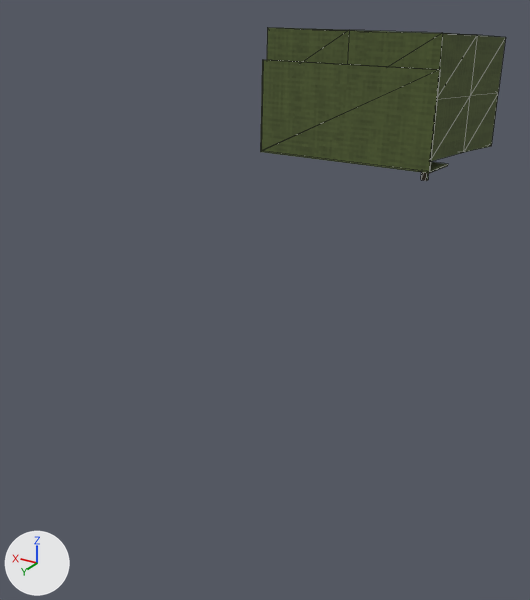
The glTF model assets/nva_vc/props/packs/pack_ruck_light_foliage.glb, before and after one commit.
Before and after are seen from a camera (50 mm lens) standing at (-0.531, 1.343, 0.049) and looking at (0.061, 0.358, -0.444). Lighting does not change. The marker at lower left points along +X, +Y and +Z. The older version comes first. Mesh edges are drawn as thin lines. Vertices at exactly the same position are counted once.

In view in the first picture: 'pack_ruck_light_foliage', 'pack_ruck_light_foliage_sprig_2'.
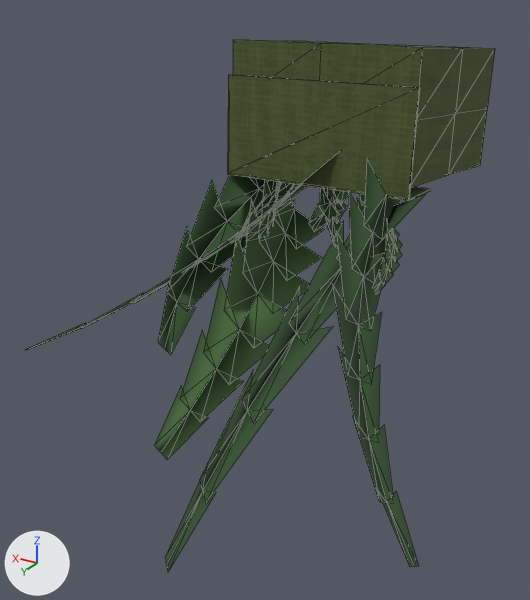
What differs and where, as boxes (x1, y1, x2, y2) in the pictures (530 x 600 px):
'pack_ruck_light_foliage', moved, rescaled (9% wider, 10% taller): before (261, 27, 506, 173); after (228, 40, 495, 201)
'pack_ruck_light_foliage_sprig_10', added (green): after (154, 180, 324, 460)
'pack_ruck_light_foliage_sprig_6', added (green): after (332, 159, 419, 567)
'pack_ruck_light_foliage_sprig_11', added: after (165, 194, 426, 572)
'pack_ruck_light_foliage_sprig_0', reshaped (not visible before): after (158, 175, 299, 355)
'pack_ruck_light_foliage_sprig_4', added: after (26, 158, 332, 350)
'pack_ruck_light_foliage_sprig_2', reshaped: before (421, 172, 429, 181); after (374, 219, 402, 291)
'pack_ruck_light_foliage_sprig_12', added: after (309, 188, 344, 232)
'pack_ruck_light_foliage_sprig_3', added: after (246, 181, 280, 242)
'pack_ruck_light_foliage_sprig_5', added: after (326, 189, 348, 247)
'pack_ruck_light_foliage_sprig_8', added: after (239, 183, 293, 241)
'pack_ruck_light_foliage_sprig_1', reshaped (not visible before): after (357, 194, 365, 213)
'pack_ruck_light_foliage_sprig_7', added (mostly hidden): after (287, 184, 295, 194)
part 4 of me_pack_ruck_light_foliage_sprig_2, added: after (374, 219, 402, 291)
part 5 of me_pack_ruck_light_foliage_sprig_2, deleted: before (421, 172, 429, 181)

Edits to the bpy script that builds the scene:
```text
Add mat_jungle_atlas:
    mat_jungle_atlas = bpy.data.materials.new('jungle_atlas')
    # uses the picture img_jungle_palette
Change me_pack_worn_ruck_light_001:
    remove me_pack_worn_ruck_light_001.from_pydata(...)  # 38 vertices, 68 faces; spans x -0.163..0.163, y -0.151..0.212, z -0.248..-0.019
    add me_pack_worn_ruck_light_001.from_pydata(...)  # 38 vertices, 68 faces; spans x -0.162..0.181, y -0.087..0.294, z -0.275..-0.034
    me_pack_worn_ruck_light_001 part 1: the whole mesh is scaled about its middle by 1.05, then moved by (0.009, 0.073, -0.022)
Change me_pack_ruck_light_foliage_sprig_0:
    remove me_pack_ruck_light_foliage_sprig_0.from_pydata(...)  # 5 vertices, 3 faces; spans x -0.0054..0.0052, y -0.0396..0.0364, z -0.2477..-0.1692
    remove me_pack_ruck_light_foliage_sprig_0.materials.append(mat_palm_bark_002)  # picture img_tmpv2x4148q
    add me_pack_ruck_light_foliage_sprig_0.from_pydata(...)  # 26 vertices, 20 faces; spans x 0.0775..0.1901, y 0.1042..0.6045, z -0.4466..-0.1894
    me_pack_ruck_light_foliage_sprig_0 part 2
    26 vertices are added at x 0.0775..0.1901, y 0.1042..0.6045, z -0.4466..-0.1894
    20 new faces join them
    other edits to the shape of me_pack_ruck_light_foliage_sprig_0 do not show in these pictures
    add me_pack_ruck_light_foliage_sprig_0.materials.append(mat_jungle_atlas)
Change me_pack_ruck_light_foliage_sprig_1:
    remove me_pack_ruck_light_foliage_sprig_1.from_pydata(...)  # 9 vertices, 8 faces; spans x 0.0803..0.1176, y -0.0763..0.01, z -0.2589..-0.226
    remove me_pack_ruck_light_foliage_sprig_1.materials.append(mat_jungle_atlas_007)  # picture img_jungle_palette
    add me_pack_ruck_light_foliage_sprig_1.from_pydata(...)  # 31 vertices, 24 faces; spans x -0.0997..-0.0202, y 0.1199..0.2578, z -0.342..-0.1678
    me_pack_ruck_light_foliage_sprig_1 part 3: 31 vertices added at x -0.0997..-0.0202, y 0.1199..0.2578, z -0.342..-0.1678
    other edits to the shape of me_pack_ruck_light_foliage_sprig_1 do not show in these pictures
    add me_pack_ruck_light_foliage_sprig_1.materials.append(mat_jungle_atlas)
Change me_pack_ruck_light_foliage_sprig_2:
    remove me_pack_ruck_light_foliage_sprig_2.from_pydata(...)  # 16 vertices, 19 faces; spans x -0.0967..-0.0826, y 0.0229..0.0371, z -0.2868..-0.1887
    remove me_pack_ruck_light_foliage_sprig_2.materials.append(mat_jungle_atlas_008)  # picture img_jungle_palette
    add me_pack_ruck_light_foliage_sprig_2.from_pydata(...)  # 36 vertices, 28 faces; spans x -0.1604..-0.0935, y 0.2241..0.4134, z -0.374..-0.2577
    me_pack_ruck_light_foliage_sprig_2 part 4: 36 vertices added at x -0.1604..-0.0935, y 0.2241..0.4134, z -0.374..-0.2577
    me_pack_ruck_light_foliage_sprig_2 part 5: 16 vertices removed from x -0.0967..-0.0826, y 0.0229..0.0371, z -0.2868..-0.1887
    add me_pack_ruck_light_foliage_sprig_2.materials.append(mat_jungle_atlas)
Add ob_pack_ruck_light_foliage_sprig_8:
    ob_pack_ruck_light_foliage_sprig_8 = bpy.data.objects.new('pack_ruck_light_foliage_sprig_8', me_pack_ruck_light_foliage_sprig_8)  # 26 vertices, 20 faces; spans x 0.063..0.128, y 0.22..0.415, z -0.37..-0.259
    ob_pack_ruck_light_foliage_sprig_8.location = (0.0, 0.0, 0.0)
Add ob_pack_ruck_light_foliage_sprig_7:
    ob_pack_ruck_light_foliage_sprig_7 = bpy.data.objects.new('pack_ruck_light_foliage_sprig_7', me_pack_ruck_light_foliage_sprig_7)  # 36 vertices, 28 faces; spans x 0.081..0.145, y 0.077..0.255, z -0.338..-0.194
    ob_pack_ruck_light_foliage_sprig_7.location = (0.0, 0.0, 0.0)
Add ob_pack_ruck_light_foliage_sprig_6:
    ob_pack_ruck_light_foliage_sprig_6 = bpy.data.objects.new('pack_ruck_light_foliage_sprig_6', me_pack_ruck_light_foliage_sprig_6)  # 36 vertices, 28 faces; spans x -0.344..-0.102, y 0.227..0.71, z -0.566..-0.187
    ob_pack_ruck_light_foliage_sprig_6.location = (0.0, 0.0, 0.0)
Add ob_pack_ruck_light_foliage_sprig_5:
    ob_pack_ruck_light_foliage_sprig_5 = bpy.data.objects.new('pack_ruck_light_foliage_sprig_5', me_pack_ruck_light_foliage_sprig_5)  # 26 vertices, 20 faces; spans x -0.081..0.006, y 0.163..0.339, z -0.369..-0.223
    ob_pack_ruck_light_foliage_sprig_5.location = (0.0, 0.0, 0.0)
Add ob_pack_ruck_light_foliage_sprig_4:
    ob_pack_ruck_light_foliage_sprig_4 = bpy.data.objects.new('pack_ruck_light_foliage_sprig_4', me_pack_ruck_light_foliage_sprig_4)  # 36 vertices, 28 faces; spans x -0.058..0.314, y 0.113..0.673, z -0.475..-0.152
    ob_pack_ruck_light_foliage_sprig_4.location = (0.0, 0.0, 0.0)
Add ob_pack_ruck_light_foliage_sprig_3:
    ob_pack_ruck_light_foliage_sprig_3 = bpy.data.objects.new('pack_ruck_light_foliage_sprig_3', me_pack_ruck_light_foliage_sprig_3)  # 31 vertices, 24 faces; spans x 0.068..0.139, y 0.204..0.393, z -0.349..-0.259
    ob_pack_ruck_light_foliage_sprig_3.location = (0.0, 0.0, 0.0)
Add ob_pack_ruck_light_foliage_sprig_12:
    ob_pack_ruck_light_foliage_sprig_12 = bpy.data.objects.new('pack_ruck_light_foliage_sprig_12', me_pack_ruck_light_foliage_sprig_12)  # 26 vertices, 20 faces; spans x -0.024..0.074, y 0.148..0.341, z -0.316..-0.24
    ob_pack_ruck_light_foliage_sprig_12.location = (0.0, 0.0, 0.0)
Add ob_pack_ruck_light_foliage_sprig_11:
    ob_pack_ruck_light_foliage_sprig_11 = bpy.data.objects.new('pack_ruck_light_foliage_sprig_11', me_pack_ruck_light_foliage_sprig_11)  # 26 vertices, 20 faces; spans x -0.185..0.04, y 0.177..0.707, z -0.738..-0.239
    ob_pack_ruck_light_foliage_sprig_11.location = (0.0, 0.0, 0.0)
Add ob_pack_ruck_light_foliage_sprig_10:
    ob_pack_ruck_light_foliage_sprig_10 = bpy.data.objects.new('pack_ruck_light_foliage_sprig_10', me_pack_ruck_light_foliage_sprig_10)  # 36 vertices, 28 faces; spans x 0.005..0.136, y 0.137..0.684, z -0.565..-0.247
    ob_pack_ruck_light_foliage_sprig_10.location = (0.0, 0.0, 0.0)
```
